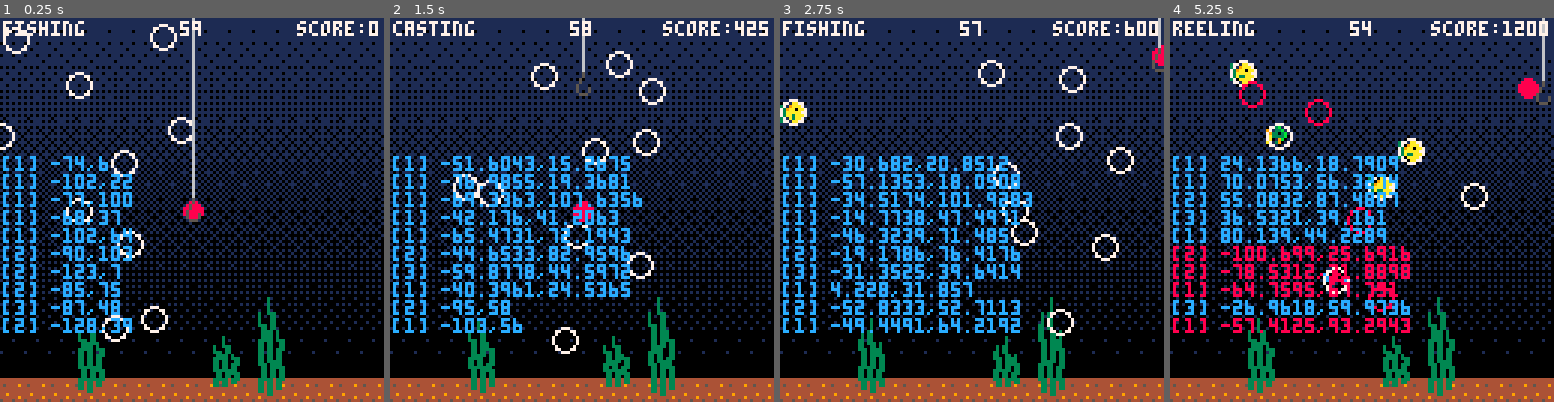
Above: before the commit, frames 1-4 (left to right).
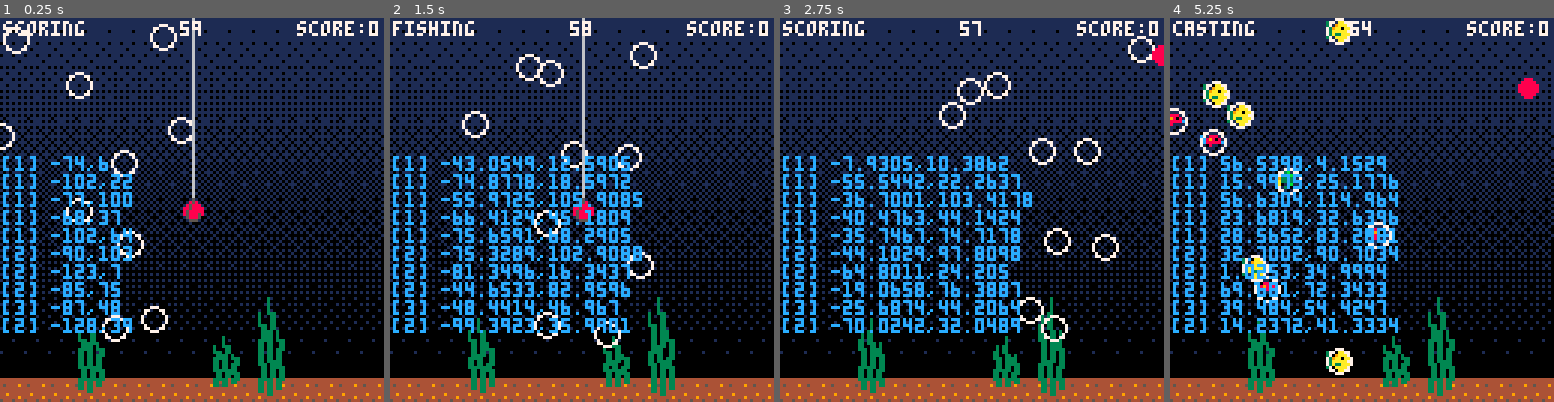
Above: after the commit, the same moments.

Repository: JamesMcFall/pico-fish
Game: PICO-8 cartridge james.p8
The game is run twice, just before and just after one commit, with the same random seed, the same clock (stepped at 60 frames per second) and the same inputs.
Inputs:
- Up to frame 1 (0.25 s): no input
- Up to frame 2 (1.5 s): tap X (X key) at 0.33, 1.07 s
- Up to frame 3 (2.75 s): hold Right 1.6-2.1 s; tap X (X key) at 1.85 s; hold Up 2.15-2.42 s; hold Right from 2.47 s (still down)
- Up to frame 4 (5.25 s): tap X (X key) at 2.97, 4.08, 5.2 s; release Right at 3.03 s; hold Left 3.08-3.58 s; hold Down 3.63-3.97 s; hold Right 4.02-4.68 s; hold Up 4.73-5.03 s; hold Left from 5.08 s (still down)

The runs differ from the first frame. In frame 1, less than 0.1% of the frame differs, in the area x 0-13%, y 0-5%; in frame 2, 7.2%; in frame 3, 7.3%; in frame 4, 13%, in the area x 0-100%, y 0-93%.

Commit message:
Lerpy goodness

Diff:
--- a/james.p8
+++ b/james.p8
@@ -7,7 +7,7 @@
 weeds = {}
 weed_heights={0.6,1.0,0.8}
 frame =0
-hook  ={x=0,y=0,r=3}
+hook  ={x=0,y=0,sx=0,sy=0,tx=0,ty=0,r=3}
 crsr  ={x=0,y=6,dx=0,dy=0}
 player_score=0
 player_score_pending=0
@@ -39,16 +39,22 @@
   palt(0,false)
   palt(14,true)
   timers.level=new_timer(60*30)
+  timers.cast=new_timer(1*30)
+  timers.reel=new_timer(1*15)
   start_level()
 end
 
 function start_level ()
   hook.y=64
   hook.x=64
+  hook.sy=-8
+  hook.sx=64
+  hook.ty=64
+  hook.tx=64
   crsr.x=64
   crsr.y=64
   metastate="game"
-		state="casting"
+		state="scoring"
 
   make_weed(30, 3)
   make_weed(75, 2)
@@ -127,19 +133,20 @@
 
 -- casting
 function state_casting()
- hook.x=lerp(hook.x,0.5,crsr.x)
- hook.y+=2
-
- if hook.y>crsr.y then
+ hook.tx=lerp(hook.tx,0.5,crsr.x)
+ hook.y=lerp(hook.sy,timers.cast.p,hook.ty)
+ hook.x=lerp(hook.sx,timers.cast.p,hook.tx)
+
+ if timers.cast.elf then
   state="fishing"
  end
 end
 
 -- reeling
 function state_reeling()
- if hook.y<-hook.r then
-
+ if timers.reel.elf then
   state="scoring"
+
   for i=#fishes,1,-1 do
    local fish=fishes[i]
    if fish.hooked then
@@ -150,8 +157,8 @@
   end
 
  else
-
-  hook.y-=4
+  hook.y=lerp(hook.sy,timers.reel.p,hook.ty)
+  hook.x=lerp(hook.sx,timers.reel.p,hook.tx)
 
   for fish in all(fishes) do
    if not fish.hooked then
@@ -189,10 +196,20 @@
 
   if btnp(❎) and state == "fishing" then
     state = "reeling"
+    start_timer(timers.reel)
+    hook.sx=hook.x
+    hook.sy=hook.y
+    hook.tx=hook.x
+    hook.ty=-16
   end
 
   if btnp(❎) and state == "scoring" then
     state = "casting"
+    start_timer(timers.cast)
+    hook.sx=hook.x
+    hook.sy=-16
+    hook.tx=hook.x
+    hook.ty=crsr.y
   end
 
   crsr.dx=mid(-5,crsr.dx,5)
